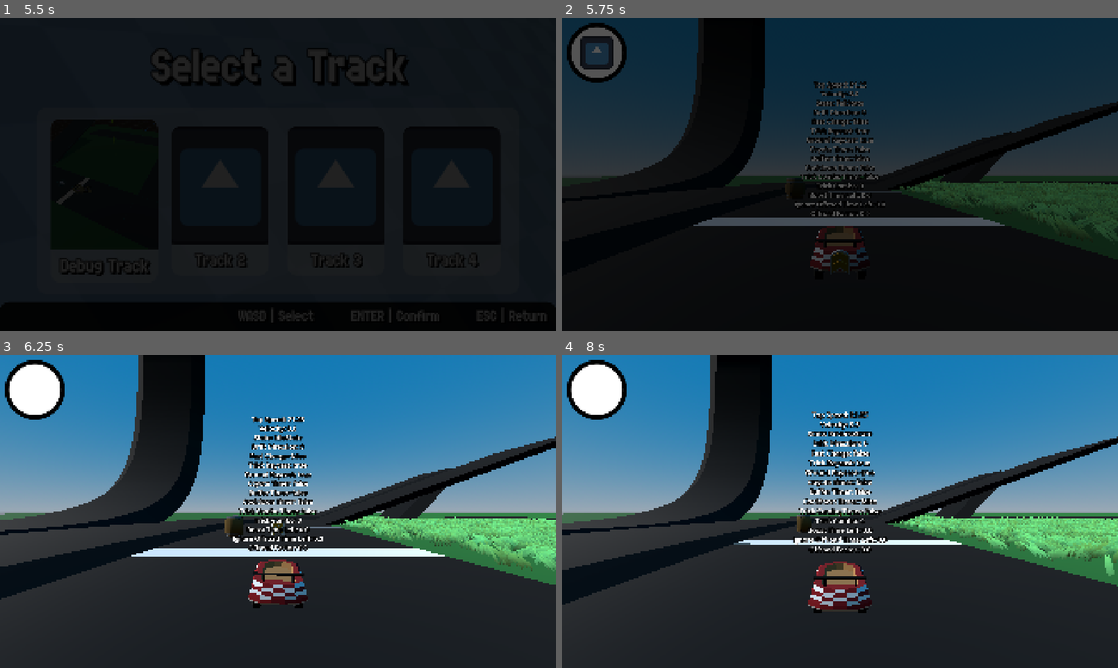
Above: before the commit, frames 1-4 (two rows, left to right).
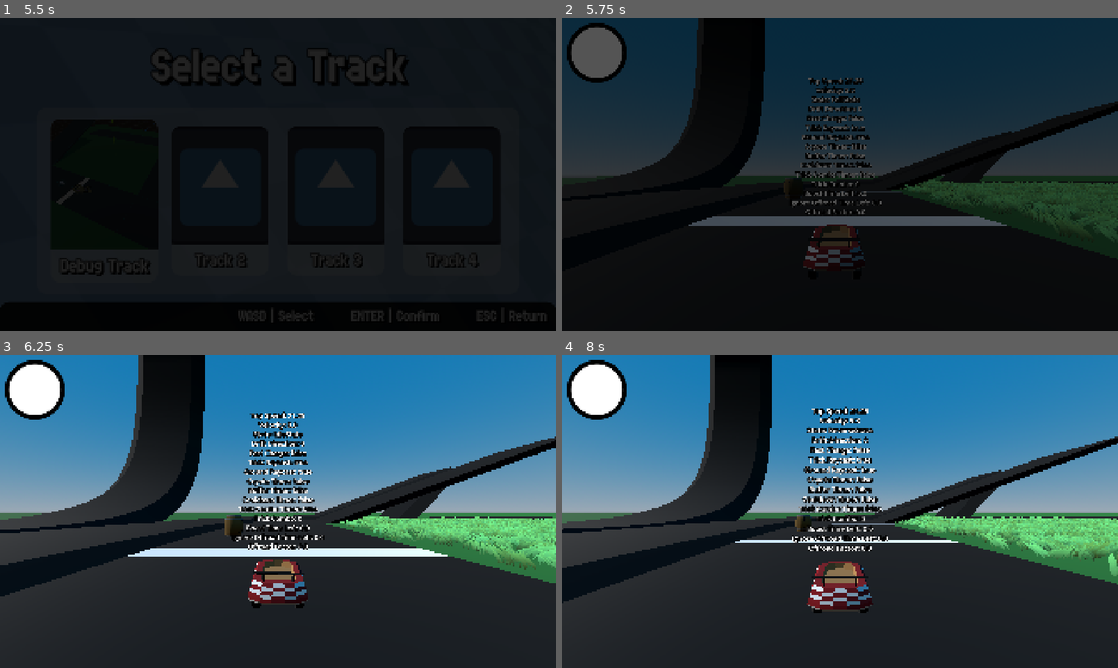
Above: after the commit, the same moments.

Repository: CISC-486-Game-Development-Project/cisc-486-game-development-project
Game: Godot game, scene res://Scenes/Menus/TitleScreen/title_screen.tscn
Two runs of this game, one before a commit and one after it. Both use one fixed random seed, a clock stepped at 60 frames per second and the inputs below. The engine's default icon, where the game draws it, is replaced by a stand-in: a white triangle on a blue panel in a dark square. Sound files missing from this copy of the repository are replaced by a short silence.
Inputs (mouse positions are in pixels of both pictures, inside the frame that each line leads up to):
- Up to frame 1 (5.5 s): tap Enter (ui_accept) at 0.5, 0.77 s; move the mouse to (400, 158) at 0.52 s; hold D (Right) 0.53-1.25 s; tap Down (CameraDown) at 0.6 s; click (400, 158) at 0.67 s; tap Left (CameraLeft) at 0.8 s; click "Singleplayer" at 1.25 s; drag from (166, 190) to (250, 237) at 2.02 s; move the mouse to (333, 105) at 2.77 s; hold D (Right) 2.78-3.5 s; tap Right (CameraRight) at 2.85 s; tap Up (CameraUp) at 3.05 s; click (344, 118) at 3.5 s; drag from (250, 237) to (111, 127) at 4.27 s; click (105, 199) at 5 s
- Up to frame 2 (5.75 s): no input
- Up to frame 3 (6.25 s): move the mouse to (444, 558) at 5.77 s; hold A (Left) from 5.78 s (still down); tap E (Item) at 5.85 s; tap Enter (ui_accept) at 6.02 s; tap R (ReverseCamera, bound only after the commit) at 6.05 s
- Up to frame 4 (8 s): release A (Left) at 6.5 s; drag from (673, 464) to (756, 433) at 6.52 s; move the mouse to (867, 511) at 7.27 s; hold S (Backward) from 7.28 s (still down); tap Down (CameraDown) at 7.35 s; click (867, 511) at 7.42 s; tap Left (CameraLeft) at 7.55 s

Frame 1 is identical in both runs. In frame 2, 4.9% of the frame differs, in the area x 3-100%, y 3-81%; in frame 3, 5.7%; in frame 4, 6.4%, in the area x 0-100%, y 0-83%.

Commit message:
Fixed Camera Clipping & Added Reverse Camera
CameraController now uses a SpringArm3D to avoid ground clipping, and a new input request has been added for using the reverse camera when the input is held (R on keyboard, X on controller).

Diff:
--- a/Components/CameraController/camera_controller.gd
+++ b/Components/CameraController/camera_controller.gd
@@ -2,15 +2,21 @@
 class_name CameraController extends Node3D
 
 # Export Vars
+@export var target: Node3D ## The follow target of the camera.
 @export var position_smoothing: float = 0.4 ## Percent of player movement camera position catches up to per frame.
 @export var rotation_smoothing: float = 0.2 ## Percent of player rotation camera rotation catches up to per frame.
 @export var rotation_multiplier: float = 2.0 ## Multiplier for camera_request based movement.
 
 # Onready Vars
-@onready var target := $".." ## The follow target of the camera.
+@onready var arm: SpringArm3D = $SpringArm3D
 
 # Internal Vars
 var is_following_kart: bool = true
+
+func _ready() -> void:
+	# Stop the arm from hitting the target.
+	if target is CollisionObject3D:
+		arm.add_excluded_object(target.get_rid())
 
 func _physics_process(delta: float) -> void:
 	# Handle camera movement in physics process to avoid jitter
@@ -20,11 +26,19 @@
 		_handle_camera()
 
 func _handle_camera() -> void:
-	position = lerp(position, target.global_position, position_smoothing)
-	rotation.y = lerp_angle(rotation.y, target.global_rotation.y, rotation_smoothing)
+	# Smooth follow position and rotation
+	global_position = lerp(global_position, target.global_position, position_smoothing)
+	global_rotation.y = lerp_angle(global_rotation.y, target.global_rotation.y, rotation_smoothing)
 
 func _handle_kart_camera(delta: float) -> void:
-	position = lerp(position, target.global_position, position_smoothing)
+	# Always smooth follow position
+	global_position = lerp(global_position, target.global_position, position_smoothing)
+
+	# Flip camera when reverse_camera_request, otherwise return to normal
+	if target.reverse_camera_request and arm.rotation_degrees.y != 180.0:
+		arm.rotation_degrees.y = 180.0
+	elif not target.reverse_camera_request and arm.rotation_degrees.y != 0.0:
+		arm.rotation_degrees.y = 0.0
 
 	# Go back to following kart if acceleration pressed
 	if target.accel_request != 0.0:
@@ -33,9 +47,9 @@
 	# Move camera if camera_request, otherwise do normal camera movements
 	if target.camera_request != Vector2.ZERO:
 		is_following_kart = false
-		rotation.y += target.camera_request.x * rotation_multiplier * delta
-		rotation.x += target.camera_request.y * rotation_multiplier * delta
-		rotation_degrees.x = clampf(rotation_degrees.x, -45, 45)
+		global_rotation.y += target.camera_request.x * rotation_multiplier * delta
+		global_rotation.x += target.camera_request.y * rotation_multiplier * delta
+		global_rotation_degrees.x = clampf(global_rotation_degrees.x, -45, 45)
 	elif is_following_kart:
-		rotation.y = lerp_angle(rotation.y, target.global_rotation.y, rotation_smoothing)
-		rotation.x = lerp_angle(rotation.x, 0, rotation_smoothing)
+		global_rotation.y = lerp_angle(global_rotation.y, target.global_rotation.y, rotation_smoothing)
+		global_rotation.x = lerp_angle(global_rotation.x, 0, rotation_smoothing)
--- a/Components/CameraController/camera_controller.tscn
+++ b/Components/CameraController/camera_controller.tscn
@@ -1,11 +1,20 @@
 [gd_scene format=3 uid="uid://bpt5weu81habv"]
 
 [ext_resource type="Script" uid="uid://cwhwc01fr11dl" path="res://Components/CameraController/camera_controller.gd" id="1_tq5wg"]
+
+[sub_resource type="SphereShape3D" id="SphereShape3D_jda5q"]
+radius = 0.3
 
 [node name="CameraController" type="Node3D" unique_id=587770499]
 transform = Transform3D(-4.371139e-08, 0, 1, 0, 1, 0, -1, 0, -4.371139e-08, 0, 0, 0)
 top_level = true
 script = ExtResource("1_tq5wg")
 
-[node name="Camera3D" type="Camera3D" parent="." unique_id=527115172]
-transform = Transform3D(1, 0, 0, 0, 1, 0, 0, 0, 1, 0, 2, 5)
+[node name="SpringArm3D" type="SpringArm3D" parent="." unique_id=192701854]
+transform = Transform3D(1, 0, 0, 0, 0.98162717, 0.190809, 0, -0.190809, 0.98162717, 0, 1, 0)
+shape = SubResource("SphereShape3D_jda5q")
+spring_length = 5.0
+margin = 0.1
+
+[node name="Camera3D" type="Camera3D" parent="SpringArm3D" unique_id=527115172]
+transform = Transform3D(1, 1.0587912e-22, -3.5527137e-15, 0, 0.9816273, -0.190809, 0, 0.190809, 0.9816273, -1.4210855e-14, 0.027582109, 5.098945)
--- a/Components/InputHandler/player_input_handler.gd
+++ b/Components/InputHandler/player_input_handler.gd
@@ -6,7 +6,7 @@
 const BASE_ACTIONS: Array[StringName] = [ ## Array of named actions from the base InputMap to make player-specific variants of.
 	&"Left", &"Right", &"Up", &"Down",
 	&"Forward", &"Backward", &"Drift", &"Item",
-	&"CameraLeft", &"CameraRight", &"CameraDown", &"CameraUp",
+	&"CameraLeft", &"CameraRight", &"CameraDown", &"CameraUp", &"ReverseCamera",
 ]
 
 # Internal Vars
@@ -30,6 +30,7 @@
 		kart.drift_request = Input.is_action_pressed(_action_name(&"Drift"))
 		kart.item_request = Input.is_action_just_pressed(_action_name(&"Item"))
 		kart.camera_request = Input.get_vector(_action_name(&"CameraLeft"), _action_name(&"CameraRight"), _action_name(&"CameraDown"), _action_name(&"CameraUp"))
+		kart.reverse_camera_request = Input.is_action_pressed(_action_name(&"ReverseCamera"))
 
 ############################
 ## Action Setup Functions ##
--- a/Entities/Kart3D/kart_3d.gd
+++ b/Entities/Kart3D/kart_3d.gd
@@ -66,8 +66,9 @@
 var hop_request: bool ## Hop request to be set by an input_manager.
 var drift_request: bool ## Drift request to be set by an input_manager.
 var drift_dir: int ## The direction of a currently active drift. 1 = right, 0 = none, -1 = left.
+var item_request: bool ## Call to use stored item set by an input_manager.
 var camera_request: Vector2 ## The vector for camera movement to be set by an input_manager.
-var item_request: bool ## Call to use stored item set by an input_manager.
+var reverse_camera_request: bool ## Reverse camera request to be set by an input_manager.
 
 var steering: float ## The intensity of the current steering.
 var offroad_factor: float ## The intensity of the current offroad factor.
--- a/Entities/Kart3D/kart_3d.tscn
+++ b/Entities/Kart3D/kart_3d.tscn
@@ -272,7 +272,8 @@
 
 [node name="AnimationPivot" type="Node3D" parent="KartModel" unique_id=640171345]
 
-[node name="DebugKart" parent="KartModel/AnimationPivot" unique_id=142078105 instance=ExtResource("2_7apc5")]
+[node name="DebugKart" parent="KartModel/AnimationPivot" unique_id=142078105 node_paths=PackedStringArray("collision_shape_3d") instance=ExtResource("2_7apc5")]
+collision_shape_3d = NodePath("Hurtbox/CollisionShape3D")
 
 [node name="CollisionShape3D" type="CollisionShape3D" parent="." unique_id=562479446]
 
--- a/Entities/PlayerKart3D/player_kart_3d.tscn
+++ b/Entities/PlayerKart3D/player_kart_3d.tscn
@@ -3,6 +3,7 @@
 [ext_resource type="PackedScene" uid="uid://btx1e5pbmrm5b" path="res://Entities/Kart3D/kart_3d.tscn" id="1_u0n23"]
 [ext_resource type="PackedScene" uid="uid://bpt5weu81habv" path="res://Components/CameraController/camera_controller.tscn" id="2_q6jvo"]
 [ext_resource type="Script" uid="uid://8saf5fuicdvx" path="res://Components/InputHandler/player_input_handler.gd" id="3_u0n23"]
+[ext_resource type="Resource" path="res://Resources/Items/test_throwable.tres" id="4_lj2u5"]
 [ext_resource type="Script" uid="uid://dhsxlbjlxptmw" path="res://Scenes/Menus/PlayerHUD/item_ui.gd" id="4_so3bv"]
 
 [sub_resource type="StyleBoxFlat" id="StyleBoxFlat_t4f5k"]
@@ -21,12 +22,15 @@
 [node name="PlayerKart3D" unique_id=32768770 node_paths=PackedStringArray("input_handler") instance=ExtResource("1_u0n23")]
 input_handler = NodePath("PlayerInputHandler")
 
-[node name="CameraController" parent="." index="0" unique_id=587770499 instance=ExtResource("2_q6jvo")]
-transform = Transform3D(-4.371139e-08, 0, 1, 0, 1, 0, -1, 0, -4.371139e-08, 2, 1.5, 30)
+[node name="CameraController" parent="." index="0" unique_id=587770499 node_paths=PackedStringArray("target") instance=ExtResource("2_q6jvo")]
+target = NodePath("..")
 
 [node name="PlayerInputHandler" type="Node" parent="." index="13" unique_id=943662880]
 script = ExtResource("3_u0n23")
 metadata/_custom_type_script = "uid://8saf5fuicdvx"
+
+[node name="ItemHandler" parent="." index="15" unique_id=1682402239]
+debug_item = ExtResource("4_lj2u5")
 
 [node name="PlayerHUD" type="CanvasLayer" parent="." index="17" unique_id=173010069]
 
--- a/project.godot
+++ b/project.godot
@@ -129,7 +129,7 @@
 Item={
 "deadzone": 0.2,
 "events": [Object(InputEventKey,"resource_local_to_scene":false,"resource_name":"","device":-1,"window_id":0,"alt_press …(191 unchanged characters)…
-, Object(InputEventJoypadButton,"resource_local_to_scene":false,"resource_name":"","device":-1,"button_index":2,"pressure":0.0,"pressed":false,"script":null)
+, Object(InputEventJoypadMotion,"resource_local_to_scene":false,"resource_name":"","device":-1,"axis":4,"axis_value":1.0,"script":null)
 ]
 }
 Up={
@@ -168,6 +168,12 @@
 , Object(InputEventJoypadMotion,"resource_local_to_scene":false,"resource_name":"","device":-1,"axis":3,"axis_value":1.0,"script":null)
 ]
 }
+ReverseCamera={
+"deadzone": 0.2,
+"events": [Object(InputEventKey,"resource_local_to_scene":false,"resource_name":"","device":-1,"window_id":0,"alt_pressed":false,"shift_pressed":false,"ctrl_pressed":false,"meta_pressed":false,"pressed":false,"keycode":0,"physical_keycode":82,"key_label":0,"unicode":114,"location":0,"echo":false,"script":null)
+, Object(InputEventJoypadButton,"resource_local_to_scene":false,"resource_name":"","device":-1,"button_index":3,"pressure":0.0,"pressed":true,"script":null)
+]
+}
 
 [input_devices]
 
